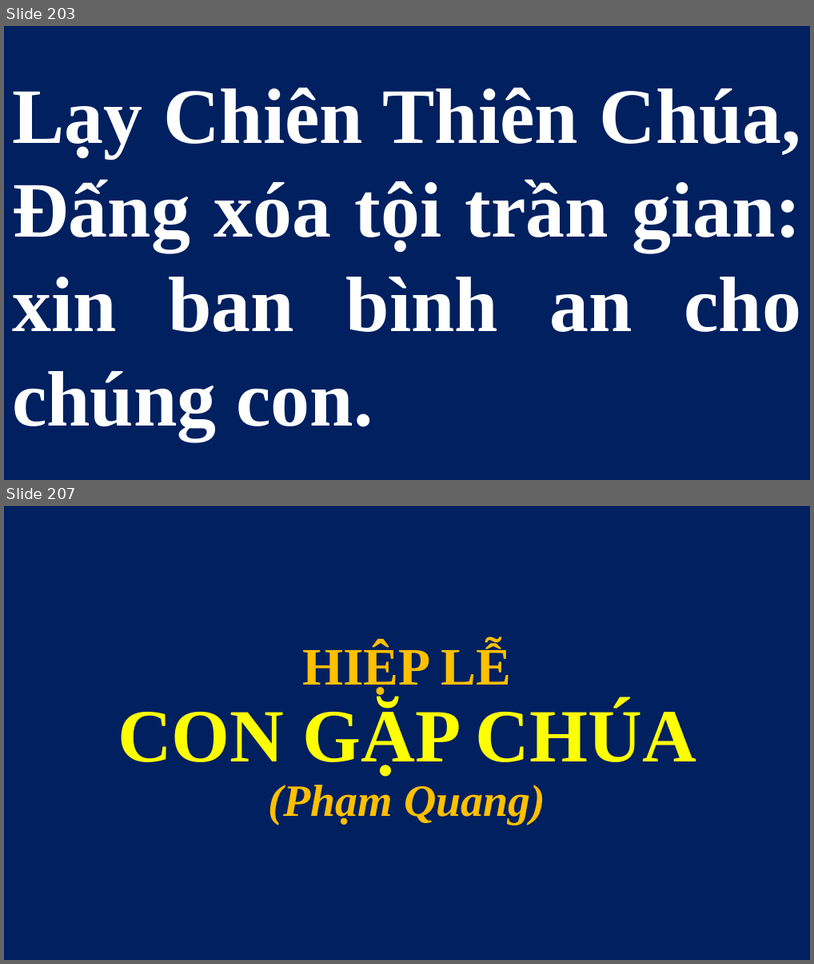
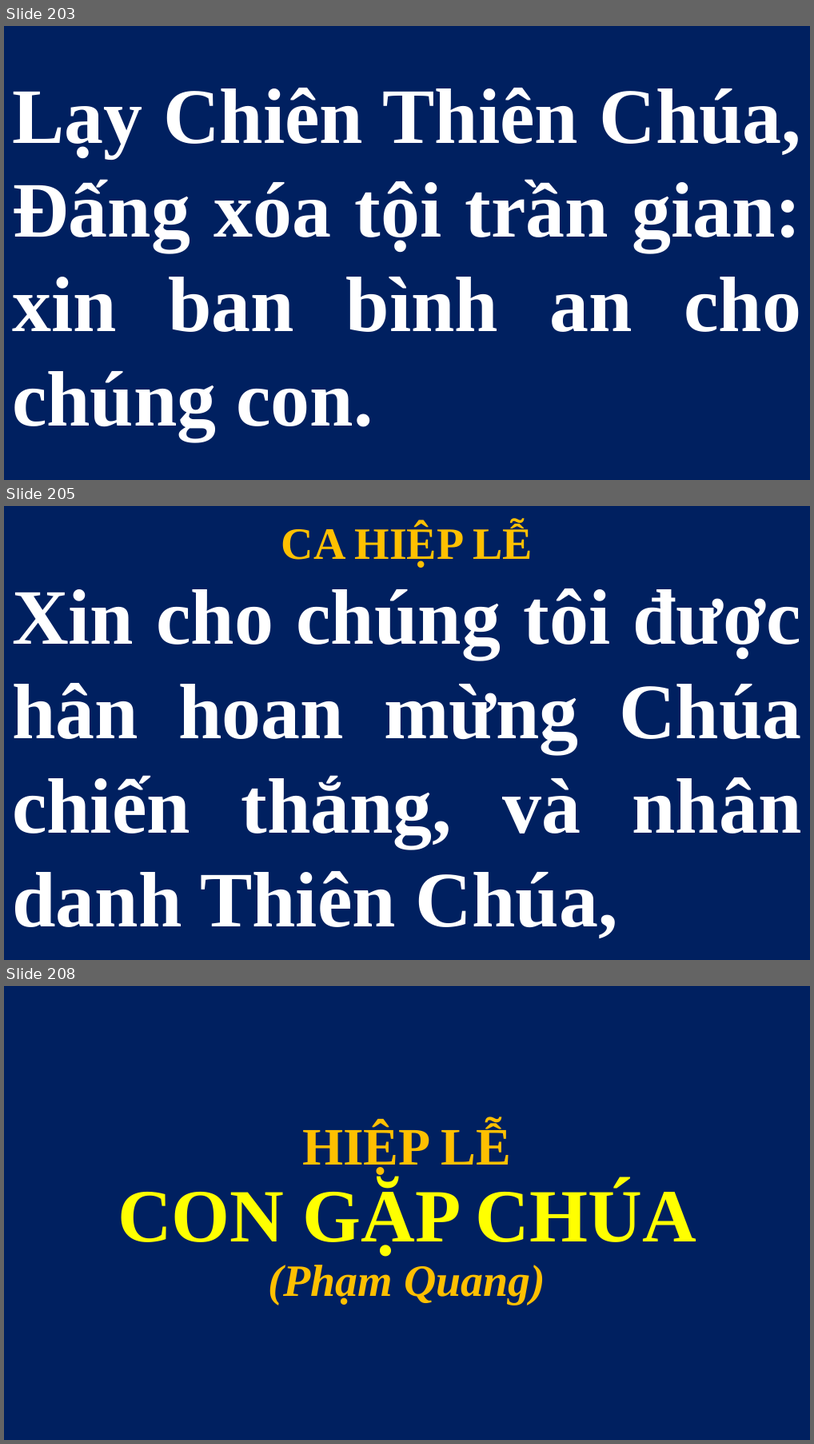
Before and after one commit to lythanhngodev64/SlideLe, a slide deck: Slide/CN-30-TN 2026.pptx. Shown one above the other, each under a label of ours: slides 203 and 207 before the commit, slides 203, 205 and 208 after it; the slides between them are not shown. The pictures are 814x964 and 814x1444 pixels, drawn with LibreOffice and Linux fonts; fonts in the diff are those of the drawing. Boxes give left, top, right and bottom in pixels: in the first picture for what was removed or moved away, otherwise in the second. Text is boxed around its words. In the diff, an @@ line names an element or a change of style, - is before the commit and + after.

Commit message:
Add new CN-30-TN 2026 slide presentations

```diff
--- a/Slide/CN-30-TN 2026.pptx
+++ b/Slide/CN-30-TN 2026.pptx
@@ slide 205 added at box(4, 506, 810, 960), background #FFFFFF @@
@@ text added at box(282, 524, 533, 567), 40 pt, text #FFC000, bold @@
+CA HIỆP LỄ
@@ title added at box(12, 588, 802, 938), 70 pt, text #FFFFFF, bold @@
+Xin cho chúng tôi được hân hoan mừng Chúa chiến thắng, và nhân danh Thiên Chúa,
@@ what was slide 207 is now slide 208 @@
```
Also in this commit, not shown: 1 other slide added, 1 slide removed, 1 other file.
